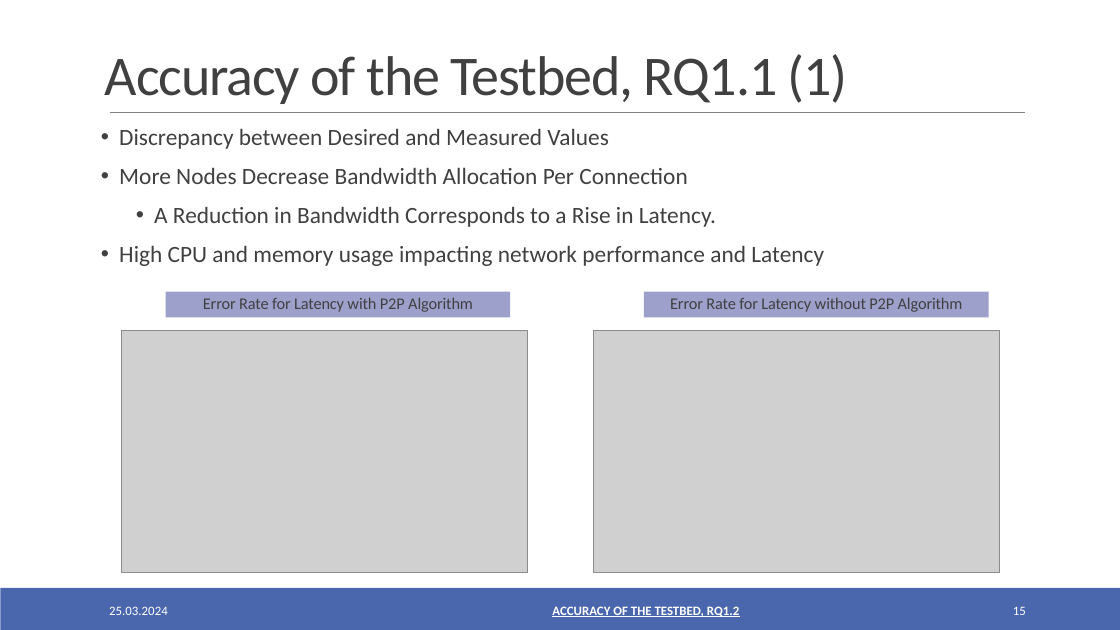
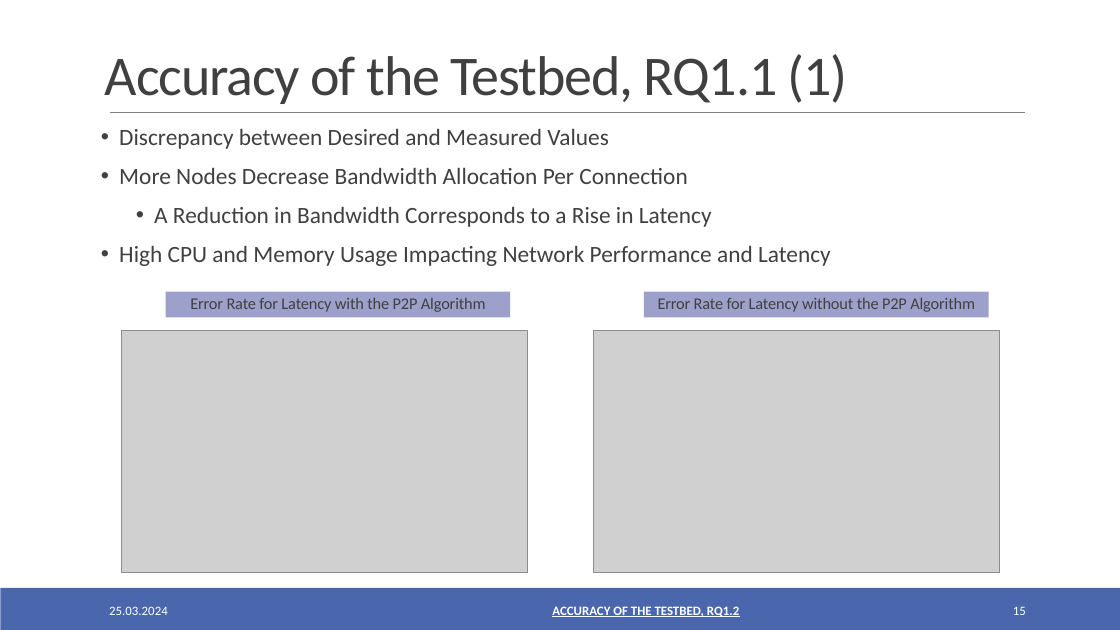
Before and after one commit to oezcankaraca/abschlussvortrag, a slide deck: slide 15 of Abschlussvortrag.pptx. Drawn at 1120x630 pixels with LibreOffice and Linux fonts; fonts in the diff are those of the drawing; grey boxes stand for pictures. Boxes give left, top, right and bottom in pixels: in the first picture for what was removed or moved away, otherwise in the second. Text is boxed around its words. In the diff, an @@ line names an element or a change of style, - is before the commit and + after.

```diff
--- a/Abschlussvortrag.pptx
+++ b/Abschlussvortrag.pptx
@@ text at [119, 207, 831, 266]: text changed @@
-  • A Reduction in Bandwidth Corresponds to a Rise in Latency.
-• High CPU and memory usage impacting network performance and Latency
+  • A Reduction in Bandwidth Corresponds to a Rise in Latency
+• High CPU and Memory Usage Impacting Network Performance and Latency
@@ text in rectangle at [190, 297, 486, 312]: text changed @@
-Error Rate for Latency with P2P Algorithm
+Error Rate for Latency with the P2P Algorithm
@@ text in rectangle at [658, 297, 975, 312]: text changed @@
-Error Rate for Latency without P2P Algorithm
+Error Rate for Latency without the P2P Algorithm
```
Also in this commit, not shown: 17 other slides changed, 3 other files.
